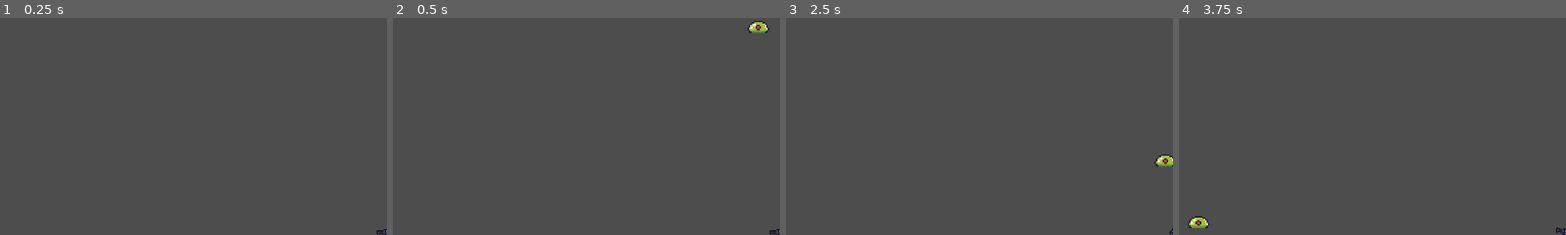
Above: before the commit, frames 1-4 (left to right).
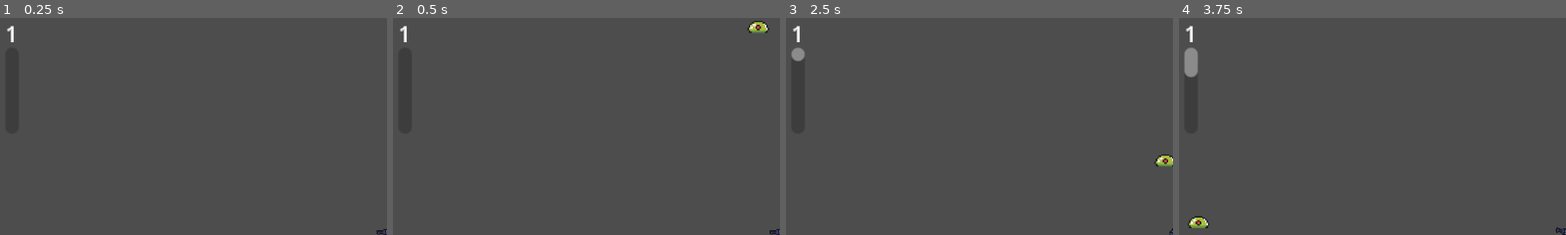
Above: after the commit, the same moments.

Repository: BenSidiAlessio/GameSurvivorGodot4
Game: Godot game, scene res://Scenes/World.tscn
Same seed, same stepped clock (60 frames per second), same inputs: the game is played once before the commit and once after it.
Inputs (mouse positions are % of the whole screen's width and height, from its top left):
- Up to frame 1 (0.25 s): no input
- Up to frame 2 (0.5 s): no input
- Up to frame 3 (2.5 s): move the mouse to (72, 45) at 0.52 s; press the mouse at (72, 45) at 0.53 s; move the mouse to (30, 55) at 1.27 s; release the mouse at (30, 55) at 1.28 s; click (30, 55) at 1.35 s; move the mouse to (60, 28) at 2.02 s; press the mouse at (60, 28) at 2.03 s
- Up to frame 4 (3.75 s): move the mouse to (45, 70) at 2.77 s; release the mouse at (45, 70) at 2.78 s; click (45, 70) at 2.85 s; move the mouse to (80, 65) at 3.52 s; press the mouse at (80, 65) at 3.53 s
The pictures show only the part of the screen within x 0-50%, y 1-51%; the shares and areas given below are measured in that part.

The runs differ from the first frame. In frame 1, less than 0.1% of the frame differs, in the area x 1-4%, y 3-12%; in frame 2, less than 0.1%; in frame 3, 0.2%; in frame 4, 0.5%, in the area x 1-6%, y 3-28%.

Commit message:
world level
added world level bar with progression by killing mobs and a label with level world and the algoritm for make it progress with the level bar

Diff:
--- a/noescape/Scenes/World.tscn
+++ b/noescape/Scenes/World.tscn
@@ -1,8 +1,12 @@
-[gd_scene load_steps=5 format=3 uid="uid://cq32stqenpg6s"]
+[gd_scene load_steps=8 format=3 uid="uid://cq32stqenpg6s"]
 
 [ext_resource type="Script" path="res://Scripts/world.gd" id="1_ofud4"]
 [ext_resource type="PackedScene" uid="uid://dox37krwnhpdr" path="res://Scenes/Knife.tscn" id="1_yhkc1"]
 [ext_resource type="Script" path="res://Scripts/time_mob_spawner.gd" id="2_lcjuh"]
+[ext_resource type="Script" path="res://Scripts/world_level_bar.gd" id="4_pfr82"]
+[ext_resource type="Script" path="res://Scripts/world_level.gd" id="5_tufga"]
+
+[sub_resource type="LabelSettings" id="LabelSettings_f2xvv"]
 
 [sub_resource type="Curve2D" id="Curve2D_yqr53"]
 _data = {
@@ -27,6 +31,32 @@
 [node name="Camera2D" type="Camera2D" parent="Knife"]
 zoom = Vector2(2, 2)
 
+[node name="WorldLevelBar" type="ProgressBar" parent="Knife/Camera2D"]
+unique_name_in_owner = true
+top_level = true
+light_mask = 0
+visibility_layer = 4
+offset_left = -274.0
+offset_top = -137.0
+offset_right = -210.0
+offset_bottom = -127.0
+rotation = 1.5708
+show_percentage = false
+script = ExtResource("4_pfr82")
+
+[node name="WorldLevel" type="Label" parent="Knife/Camera2D/WorldLevelBar"]
+unique_name_in_owner = true
+top_level = true
+light_mask = 0
+visibility_layer = 4
+offset_left = -284.0
+offset_top = -159.0
+offset_right = -265.0
+offset_bottom = -136.0
+text = "1"
+label_settings = SubResource("LabelSettings_f2xvv")
+script = ExtResource("5_tufga")
+
 [node name="Spawner" type="Path2D" parent="."]
 curve = SubResource("Curve2D_yqr53")
 
--- a/noescape/Scripts/green_slime.gd
+++ b/noescape/Scripts/green_slime.gd
@@ -3,10 +3,10 @@
 
 var health = 10
 var speed = 3000
+var worldLevelExp = 10
 
 @onready var Knife = get_node("/root/World/Knife")
-signal spawn_more()
-
+@onready var WorldLevelBar = get_node("/root/World/Knife/Camera2D/WorldLevelBar")
 func _physics_process(delta: float) -> void:
 	velocity = global_position.direction_to(Knife.global_position) * speed * delta
 	move_and_slide()
@@ -19,5 +19,5 @@
 	# dead
 	if health <= 0:
 		# custom signal from world for make spawn more enemy
-		spawn_more.emit()
+		WorldLevelBar.riseLevel(worldLevelExp)
 		queue_free()
--- a/noescape/Scripts/world.gd
+++ b/noescape/Scripts/world.gd
@@ -8,8 +8,6 @@
 	spawn_mob()
 	spawn_mob()
 	spawn_mob()
-
-
 
 func _physics_process(delta: float) -> void:
 
--- /dev/null
+++ b/noescape/Scripts/world_level.gd
@@ -0,0 +1,17 @@
+extends Label
+
+@onready var worldLevel : int = 1
+
+# Called when the node enters the scene tree for the first time.
+func _ready() -> void:
+	pass # Replace with function body.
+
+
+# Called every frame. 'delta' is the elapsed time since the previous frame.
+func _process(delta: float) -> void:
+	pass
+
+
+func levelUp(levelToAdd):
+	worldLevel += levelToAdd
+	set_text(str(worldLevel))
--- /dev/null
+++ b/noescape/Scripts/world_level_bar.gd
@@ -0,0 +1,19 @@
+extends ProgressBar
+
+@onready var worldLevel = %WorldLevel
+
+# Called when the node enters the scene tree for the first time.
+func _ready() -> void:
+	pass # Replace with function body.
+
+
+# Called every frame. 'delta' is the elapsed time since the previous frame.
+func _process(delta: float) -> void:
+	pass
+
+
+func riseLevel(expPoint):
+	value += expPoint
+	if value == max_value:
+		value = 0
+		worldLevel.levelUp(1)
